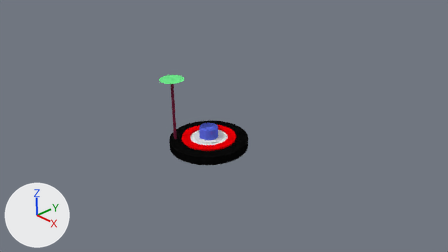
Renders of the Blender file Assets/Visuals/Target/target Stage 1Altered.blend from each side of a commit.
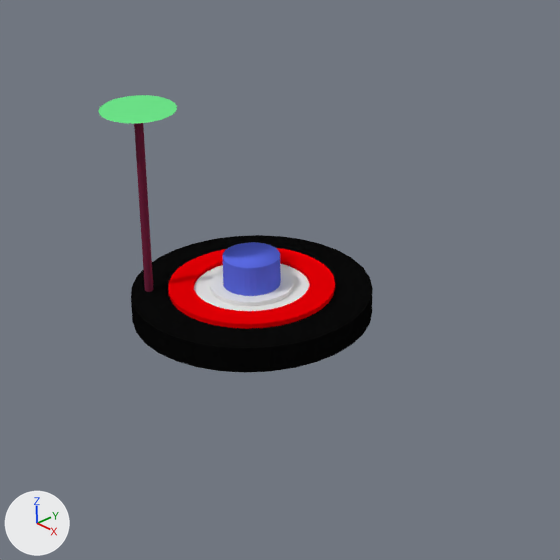
Each version appears first from the file's camera 'Camera', and next in a close-up on the part from 28% to 69% of the width and 17% to 90% of the height. The lights are fixed; the arrows at lower left show +X, +Y and +Z.
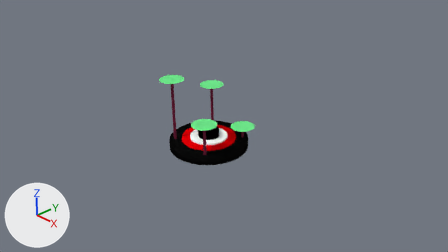
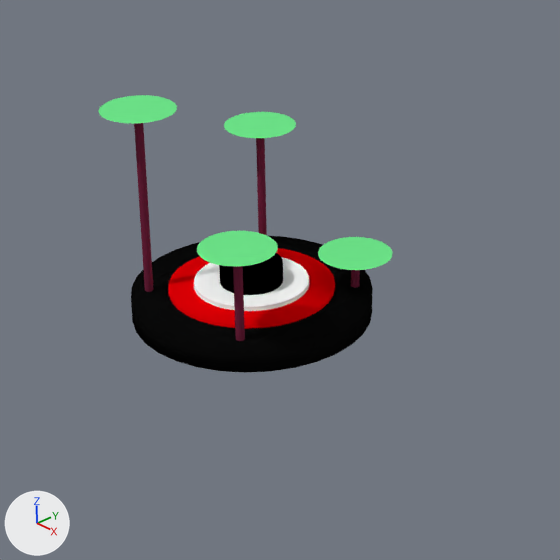
What differs and where, as boxes [x1, y1, x2, y2] in the close-ups (560 x 560 px):
'Inner+2', added (red)
    after: [168, 248, 335, 329]
'Inner+1', added
    after: [194, 257, 309, 307]
'WobbleBase', reshaped (1035% wider, 29% taller)
    before: [134, 123, 153, 292]
    after: [134, 123, 360, 341]
'Cylinder', deleted (blue)
    before: [222, 242, 281, 296]
'WobbleTop.001', added (green)
    after: [197, 231, 278, 267]
'WobbleTop.003', added (green)
    after: [318, 237, 393, 270]
'WobbleTop.002', added (green)
    after: [224, 112, 296, 138]
'Cylinder.001', deleted
    before: [194, 264, 309, 311]
'Cylinder.002', deleted
    before: [210, 268, 294, 306]
'Inner', added (black)
    after: [220, 253, 283, 277]
part 1 of me_cylinder_004, deleted (red)
    before: [168, 248, 335, 329]
part 2 of me_cylinder_004, shading changed
    before: [166, 235, 367, 344]
    after: [166, 236, 367, 344]
part 3 of me_cylinder, added
    after: [233, 266, 245, 341]
part 4 of me_cylinder, added (red)
    after: [256, 138, 267, 235]
part 5 of me_cylinder, added
    after: [351, 270, 360, 288]

What changed in the scene script:
```text
Change mat_material:
    mat_material.base_color: (0.108, 0.151, 0.8) -> (0.0, 0.0, 0.0)  # blue #5c6ce7 -> black #000000
Change me_cylinder_004:
    used by ob_cylinder_003; location = (-0.005, -0.005, 0.027); scale = (0.9, 0.9, 0.9)
    remove me_cylinder_004.from_pydata(...)  # 320 vertices, 260 faces; spans x -1.0..1.0, y -1.0..1.0, z -0.11..0.15
    remove me_cylinder_004.materials.append(mat_inner_3)  # red #e70006
    add me_cylinder_004.from_pydata(...)  # 128 vertices, 36 faces; spans x -1.0..1.0, y -1.0..1.0, z -0.11..0.11
    me_cylinder_004 part 1
    192 vertices are removed from x -0.69..0.69, y -0.69..0.69, z -0.11..0.15
    224 faces are deleted
    me_cylinder_004 part 2: 36 kept faces spanning x -1.0..1.0, y -1.0..1.0, z -0.11..0.11 are now shaded smooth
Change me_cylinder:
    where me_cylinder.from_pydata(...)  # 64 vertices, 33 faces; spans x -9.84..-8.68, y -10.87..-9.71, z -0.08..1.92
    used by ob_wobblebase; location = (-0.004, -0.001, 0.16); scale = (0.0555, 0.0555, 0.714)
    me_cylinder part 3: the loose piece of 64 vertices spanning x -9.84..-8.68, y -10.87..-9.71, z -0.08..1.92 is copied, and the copy is scaled about its middle by (-1, 1, 0.5), then moved by (18.52, 0.0, -0.5); it spans x 8.68..9.84, y -10.87..-9.71, z -0.08..0.92
    me_cylinder part 4: the loose piece of 64 vertices spanning x -9.84..-8.68, y -10.87..-9.71, z -0.08..1.92 is copied, and the copy is scaled about its middle by (1, -1, 0.7), then moved by (0.0, 20.58, -0.3); it spans x -9.84..-8.68, y 9.71..10.87, z -0.08..1.32
    me_cylinder part 5: the loose piece of 64 vertices spanning x -9.84..-8.68, y -10.87..-9.71, z -0.08..1.92 is copied, and the copy is scaled about its middle by (-1, -1, 0.2), then moved by (18.52, 20.58, -0.8); it spans x 8.68..9.84, y 9.71..10.87, z -0.08..0.32
Remove ob_cylinder:
    ob_cylinder = bpy.data.objects.new('Cylinder', me_cylinder_010)
Remove ob_cylinder_002:
    ob_cylinder_002 = bpy.data.objects.new('Cylinder.002', me_cylinder_009)
Remove ob_cylinder_001:
    ob_cylinder_001 = bpy.data.objects.new('Cylinder.001', me_cylinder_008)
Add ob_wobbletop_002:
    ob_wobbletop_002 = bpy.data.objects.new('WobbleTop.002', me_cylinder_004_1)  # 64 vertices, 33 faces; spans x -14.23..-4.29, y 5.32..15.26, z 1.32..1.35; in mat_wobble_top (green #6fe78b)
    ob_wobbletop_002.location = (-0.004, -0.001, 0.16)
    ob_wobbletop_002.scale = (0.0555, 0.0555, 0.714)
Add ob_wobbletop_003:
    ob_wobbletop_003 = bpy.data.objects.new('WobbleTop.003', me_cylinder_007)  # 64 vertices, 33 faces; spans x 4.29..14.23, y 5.32..15.26, z 0.32..0.33; in mat_wobble_top (green #6fe78b)
    ob_wobbletop_003.location = (-0.004, -0.001, 0.16)
    ob_wobbletop_003.scale = (0.0555, 0.0555, 0.714)
Add ob_wobbletop_001:
    ob_wobbletop_001 = bpy.data.objects.new('WobbleTop.001', me_cylinder_008_1)  # 64 vertices, 33 faces; spans x 4.29..14.23, y -15.26..-5.32, z 0.92..0.94; in mat_wobble_top (green #6fe78b)
    ob_wobbletop_001.location = (-0.004, -0.001, 0.16)
    ob_wobbletop_001.scale = (0.0555, 0.0555, 0.714)
Add ob_inner_2:
    ob_inner_2 = bpy.data.objects.new('Inner+2', me_cylinder_002)  # 128 vertices, 96 faces; spans x -0.691..0.691, y -0.691..0.691, z 0.108..0.186; in mat_inner_3 (red #e70006), mat_inner_1 (white #e7e7e7)
    ob_inner_2.location = (-0.005, -0.005, 0.027)
    ob_inner_2.scale = (0.9, 0.9, 0.9)
Add ob_inner:
    ob_inner = bpy.data.objects.new('Inner', me_cylinder_005)  # 32 vertices, 1 face; spans x -0.262..0.262, y -0.262..0.262, z 0.347; in mat_material (its picture is missing)
    ob_inner.location = (-0.005, -0.005, 0.027)
    ob_inner.scale = (0.9, 0.9, 0.9)
Add ob_inner_1:
    ob_inner_1 = bpy.data.objects.new('Inner+1', me_cylinder_006)  # 352 vertices, 257 faces; spans x -0.691..0.691, y -0.691..0.691, z -0.108..0.347; in mat_inner_1_001 (white #ffffff), mat_material (its picture is missing)
    ob_inner_1.location = (-0.005, -0.005, 0.027)
    ob_inner_1.scale = (0.9, 0.9, 0.9)
```
